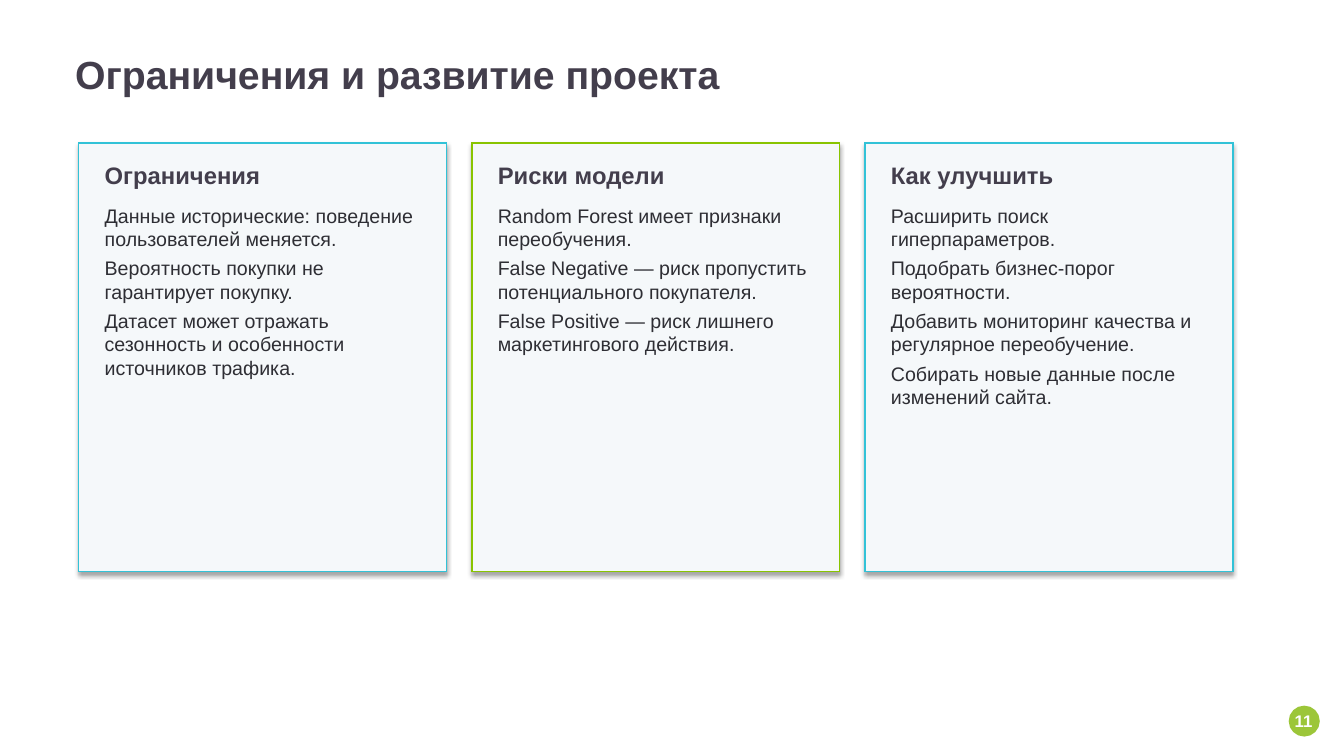
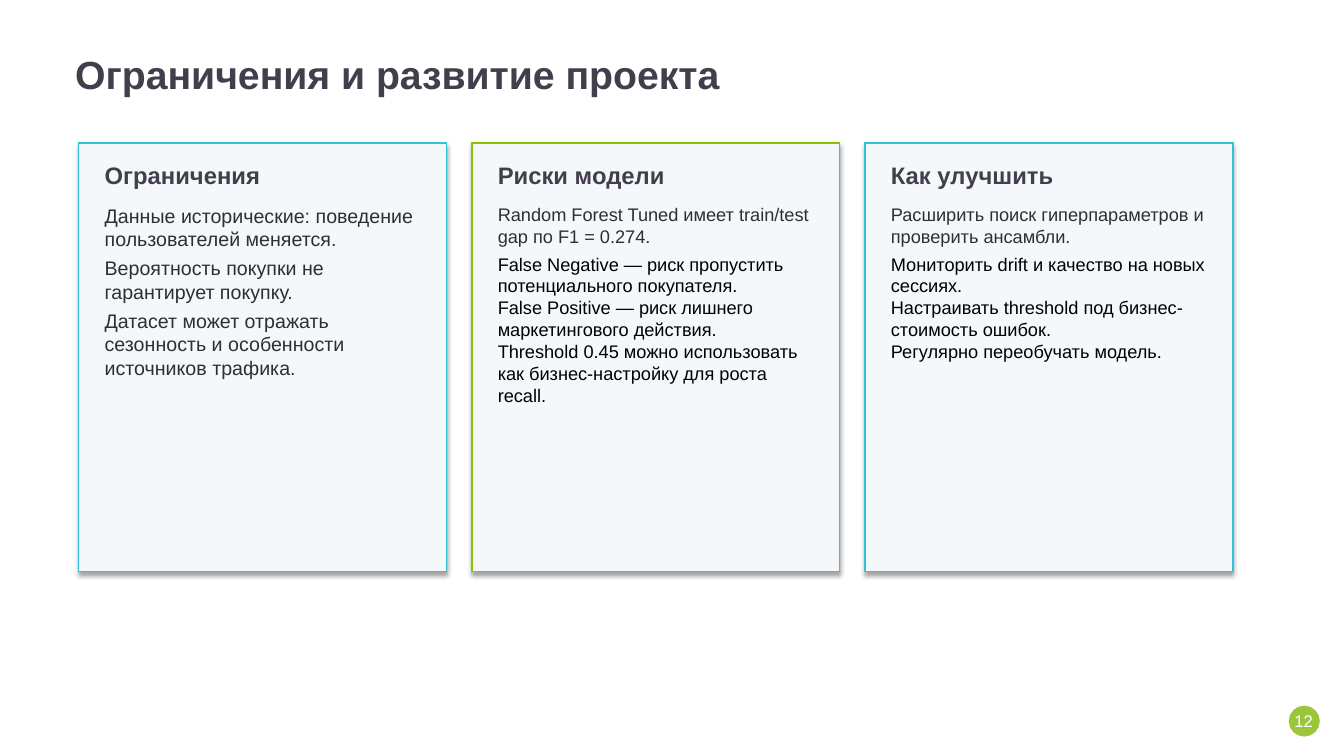
Before and after one commit to Matveycoolking/online_shoppe_predict, a slide deck: slide 12 of doc/ЗагировМатвейДенисович_ИИ. Алгоритмы машинного обучения на языке Python.pptx (slide 11 before the commit). Drawn at 1344x756 pixels with LibreOffice and Linux fonts; fonts in the diff are those of the drawing; background and template pictures are left out. Boxes give left, top, right and bottom in pixels: in the first picture for what was removed or moved away, otherwise in the second. Text is boxed around its words. In the diff, an @@ line names an element or a change of style, - is before the commit and + after.

```diff
--- a/doc/ЗагировМатвейДенисович_ИИ. Алгоритмы машинного обучения на языке Python.pptx
+++ b/doc/ЗагировМатвейДенисович_ИИ. Алгоритмы машинного обучения на языке Python.pptx
@@ text at (x1=498, y1=207, x2=809, y2=247): text changed; size 14 to 13 pt @@
-Random Forest имеет признаки переобучения.
+Random Forest Tuned имеет train/test gap по F1 = 0.274.
@@ text at (x1=891, y1=208, x2=1205, y2=362): text changed; size 14 to 13 pt; text colour #2E2E34 to #000000 @@
-Расширить поиск гиперпараметров.
-Подобрать бизнес-порог вероятности.
-Добавить мониторинг качества и регулярное переобучение.
-Собирать новые данные после изменений сайта.
+Расширить поиск гиперпараметров и проверить ансамбли.
+Мониторить drift и качество на новых сессиях.
+Настраивать threshold под бизнес-стоимость ошибок.
+Регулярно переобучать модель.
@@ text at (x1=498, y1=257, x2=783, y2=340): size 14 to 13 pt, text colour #2E2E34 to #000000 in "False Negative — риск пропустить потенциального покупателя.", "False Positive — риск лишнего маркетингового действия."; less space between paragraphs @@
@@ text at (x1=498, y1=344, x2=798, y2=402): paragraph added @@
+Threshold 0.45 можно использовать как бизнес-настройку для роста recall.
@@ text at (x1=1294, y1=715, x2=1313, y2=727): text changed; bold off @@
-11
+12
```
Also in this commit, not shown: 10 other slides changed, 2 slides added, 1 slide removed, 6 other files.
